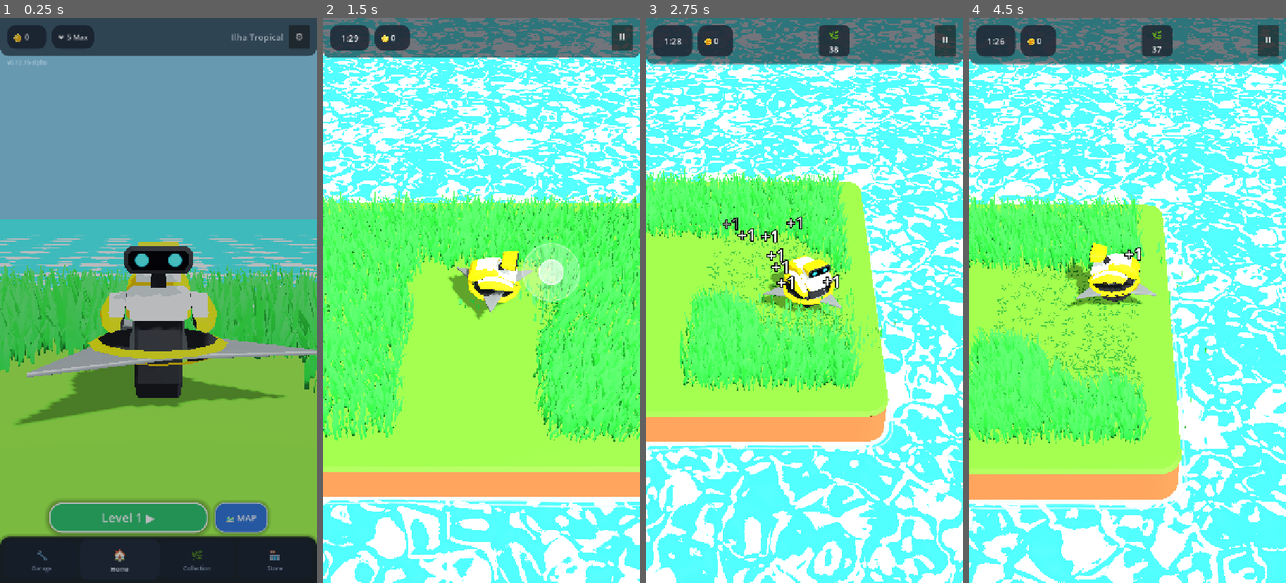
Above: before the commit, frames 1-4 (left to right).
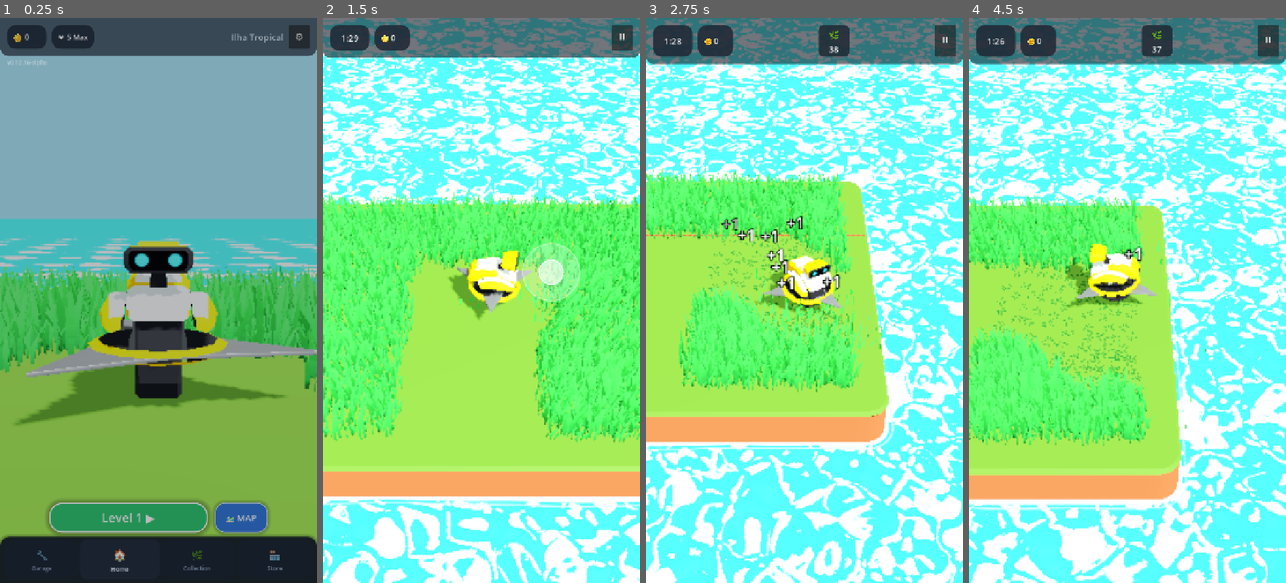
Above: after the commit, the same moments.

Repository: rogerbif/grass-cut-bot
Game: Godot game, scene res://scenes/menu/main_menu.tscn
Same seed, same stepped clock (60 frames per second), same inputs: the game is played once before the commit and once after it.
Inputs (mouse positions are in pixels of both pictures, inside the frame that each line leads up to):
- Up to frame 1 (0.25 s): no input
- Up to frame 2 (1.5 s): click "Level 1 ▶" at 0.5 s; tap Enter at 1.25 s; move the mouse to (551, 272) at 1.27 s; hold Right (ui_right) from 1.28 s (still down); hold Alt from 1.28 s (still down); click (551, 272) at 1.42 s
- Up to frame 3 (2.75 s): release Right (ui_right) at 2 s; release Alt at 2 s; drag from (741, 328) to (788, 413) at 2.02 s
- Up to frame 4 (4.5 s): move the mouse to (1159, 176) at 2.77 s; hold Right (ui_right) 2.78-3.5 s; tap Z at 2.85 s; drag from (1111, 413) to (1032, 215) at 3.52 s; move the mouse to (1222, 385) at 4.27 s; hold Left (ui_left) from 4.28 s (still down); tap 1 at 4.35 s

The runs differ from the first frame. In frame 1, 32% of the frame differs, in the area x 0-100%, y 5-68%; in frame 2, 18%; in frame 3, 19%; in frame 4, 19%.

Commit message:
feat(perf): suporte a escala de resolucao 3d fsr nas configuracoes (v0.12.16-alpha)

Diff:
--- a/project.godot
+++ b/project.godot
@@ -11,7 +11,7 @@
 [application]
 
 config/name="Grass Cut Bot"
-config/version="0.12.15-alpha"
+config/version="0.12.16-alpha"
 run/main_scene="res://scenes/menu/main_menu.tscn"
 config/features=PackedStringArray("4.7", "Mobile")
 boot_splash/image="uid://3pegaomvcdut"
@@ -55,6 +55,9 @@
 textures/vram_compression/import_etc2_astc=true
 lights_and_shadows/directional_shadow/size=1024
 lights_and_shadows/directional_shadow/soft_shadow_filter_quality=0
+scaling_3d/mode=1
+scaling_3d/scale=1.0
+scaling_3d/fsr_sharpness=0.2
 
 [shader_globals]
 
--- a/scenes/ui/settings_modal.tscn
+++ b/scenes/ui/settings_modal.tscn
@@ -71,9 +71,9 @@
 anchor_right = 0.5
 anchor_bottom = 0.5
 offset_left = -300.0
-offset_top = -430.0
+offset_top = -455.0
 offset_right = 300.0
-offset_bottom = 430.0
+offset_bottom = 455.0
 grow_horizontal = 2
 grow_vertical = 2
 theme_override_styles/panel = SubResource("StyleBoxFlat_modal_panel")
@@ -112,11 +112,19 @@
 layout_mode = 2
 theme_override_colors/font_color = Color(0.8, 0.88, 0.95, 1)
 theme_override_font_sizes/font_size = 18
-text = "Áudio e Feedback Tátil"
+text = "Desempenho, Áudio e Tátil"
 
 [node name="HBoxToggles" type="VBoxContainer" parent="Panel/VBox/AudioSection/VBox"]
 layout_mode = 2
 theme_override_constants/separation = 10
+
+[node name="GraphicsBtn" type="Button" parent="Panel/VBox/AudioSection/VBox/HBoxToggles"]
+custom_minimum_size = Vector2(0, 48)
+layout_mode = 2
+focus_mode = 0
+theme_override_font_sizes/font_size = 17
+theme_override_styles/normal = SubResource("StyleBoxFlat_btn")
+text = "⚡ Gráficos 3D: Balanceada (FSR) ⭐"
 
 [node name="MusicBtn" type="Button" parent="Panel/VBox/AudioSection/VBox/HBoxToggles"]
 custom_minimum_size = Vector2(0, 48)
--- a/scripts/core/game_manager.gd
+++ b/scripts/core/game_manager.gd
@@ -50,6 +50,31 @@
 	process_mode = Node.PROCESS_MODE_ALWAYS
 	get_tree().node_added.connect(_on_scene_node_added)
 	_scan_and_connect_buttons(get_tree().root)
+	call_deferred("_init_graphics_quality")
+
+func _init_graphics_quality() -> void:
+	if SaveManager != null:
+		var profile: String = String(SaveManager.get_setting("graphics_quality", "balanced"))
+		apply_graphics_quality(profile)
+
+func apply_graphics_quality(profile: String) -> void:
+	var vp: Viewport = get_viewport()
+	if vp == null:
+		return
+	vp.scaling_3d_mode = Viewport.SCALING_3D_MODE_FSR
+	match profile:
+		"high":
+			vp.scaling_3d_scale = 1.0
+			vp.fsr_sharpness = 0.2
+		"balanced":
+			vp.scaling_3d_scale = 0.85
+			vp.fsr_sharpness = 0.2
+		"eco":
+			vp.scaling_3d_scale = 0.70
+			vp.fsr_sharpness = 0.3
+		_:
+			vp.scaling_3d_scale = 0.85
+			vp.fsr_sharpness = 0.2
 
 func _on_scene_node_added(node: Node) -> void:
 	if node is BaseButton:
--- a/scripts/core/game_version.gd
+++ b/scripts/core/game_version.gd
@@ -7,7 +7,7 @@
 
 const MAJOR: int = 0
 const MINOR: int = 12
-const PATCH: int = 15
+const PATCH: int = 16
 const STAGE: String = "ALPHA" # "PRE-ALPHA", "ALPHA", "BETA", "RC", "RELEASE"
 const BUILD_TYPE: String = "dev" # "dev", "nightly", "public"
 
--- a/scripts/core/save_manager.gd
+++ b/scripts/core/save_manager.gd
@@ -32,7 +32,8 @@
 		"settings": {
 			"music_enabled": true,
 			"sfx_enabled": true,
-			"vib_enabled": true
+			"vib_enabled": true,
+			"graphics_quality": "balanced"
 		},
 		"player": {
 			"total_coins": 0,
--- a/scripts/ui/settings_modal.gd
+++ b/scripts/ui/settings_modal.gd
@@ -2,6 +2,7 @@
 
 signal modal_closed
 
+@onready var graphics_btn: Button = $Panel/VBox/AudioSection/VBox/HBoxToggles.get_node_or_null("GraphicsBtn") as Button
 @onready var music_btn: Button = $Panel/VBox/AudioSection/VBox/HBoxToggles/MusicBtn
 @onready var sfx_btn: Button = $Panel/VBox/AudioSection/VBox/HBoxToggles/SfxBtn
 @onready var vib_btn: Button = $Panel/VBox/AudioSection/VBox/HBoxToggles/VibBtn
@@ -16,6 +17,7 @@
 @onready var close_btn: Button = $Panel/Header/CloseBtn
 @onready var toast_label: Label = $Panel/ToastLabel
 
+var graphics_quality: String = "balanced"
 var music_enabled: bool = true
 var sfx_enabled: bool = true
 var vib_enabled: bool = true
@@ -64,6 +66,7 @@
 		music_enabled = bool(SaveManager.get_setting("music_enabled", true))
 		sfx_enabled = bool(SaveManager.get_setting("sfx_enabled", true))
 		vib_enabled = bool(SaveManager.get_setting("vib_enabled", true))
+		graphics_quality = String(SaveManager.get_setting("graphics_quality", "balanced"))
 
 	if OS.get_name() == "Android" or OS.has_feature("android"):
 		var system_haptic_on: bool = _is_android_haptic_feedback_enabled()
@@ -87,6 +90,8 @@
 
 	if close_btn != null:
 		close_btn.pressed.connect(close_modal)
+	if graphics_btn != null:
+		graphics_btn.pressed.connect(_on_graphics_toggled)
 	if music_btn != null:
 		music_btn.pressed.connect(_on_music_toggled)
 	if sfx_btn != null:
@@ -124,6 +129,27 @@
 		visible = false
 		modal_closed.emit()
 	)
+
+func _on_graphics_toggled() -> void:
+	match graphics_quality:
+		"balanced":
+			graphics_quality = "eco"
+			_show_toast("Qualidade 3D: Econômica (70% FSR - Bateria)")
+		"eco":
+			graphics_quality = "high"
+			_show_toast("Qualidade 3D: Alta (100% Nativa)")
+		"high":
+			graphics_quality = "balanced"
+			_show_toast("Qualidade 3D: Balanceada (85% FSR) ⭐")
+		_:
+			graphics_quality = "balanced"
+			_show_toast("Qualidade 3D: Balanceada (85% FSR) ⭐")
+
+	if SaveManager != null:
+		SaveManager.set_setting("graphics_quality", graphics_quality)
+	if GameManager != null:
+		GameManager.apply_graphics_quality(graphics_quality)
+	_update_toggle_visuals()
 
 func _on_music_toggled() -> void:
 	music_enabled = not music_enabled
@@ -170,6 +196,15 @@
 	_open_android_sound_settings()
 
 func _update_toggle_visuals() -> void:
+	if graphics_btn != null:
+		match graphics_quality:
+			"high":
+				graphics_btn.text = "⚡ Gráficos 3D: Alta (100% Nativa)"
+			"eco":
+				graphics_btn.text = "⚡ Gráficos 3D: Econômica (70% FSR)"
+			_:
+				graphics_btn.text = "⚡ Gráficos 3D: Balanceada (85% FSR) ⭐"
+
 	if music_btn != null:
 		music_btn.text = "🎵 Música: " + ("ON" if music_enabled else "OFF")
 	if sfx_btn != null:
Not shown, changed: export_presets.cfg
Not shown, changed: docs/05_arquitetura_e_desenvolvimento/PLANO_MESTRE_DE_PERFORMANCE.md
Not shown, added: docs/historico_melhorias/092_escala_resolucao_3d_fsr_configuracoes.md
Not shown, changed: docs/historico_melhorias/INDICE_MELHORIAS.md
